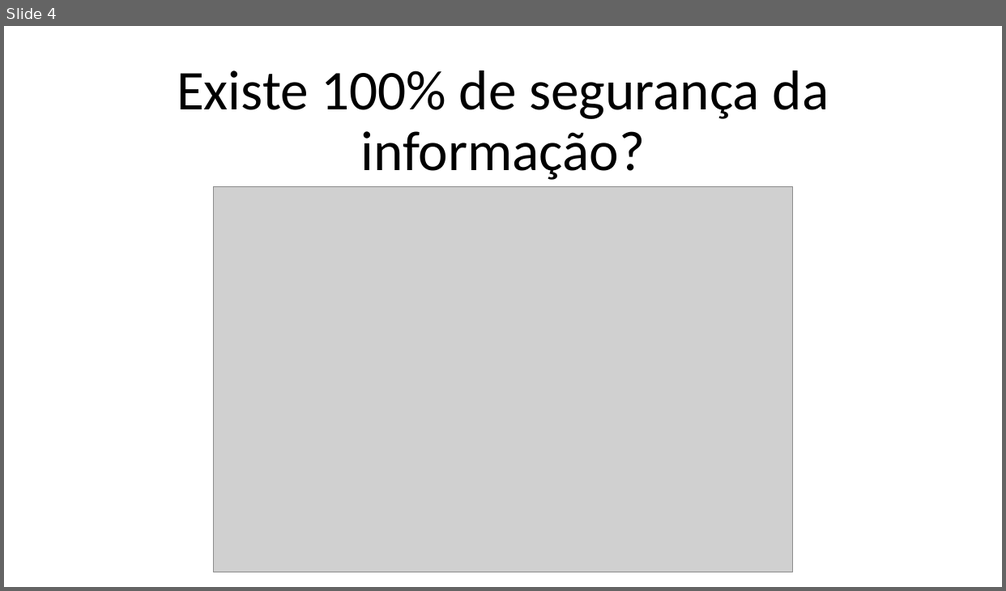
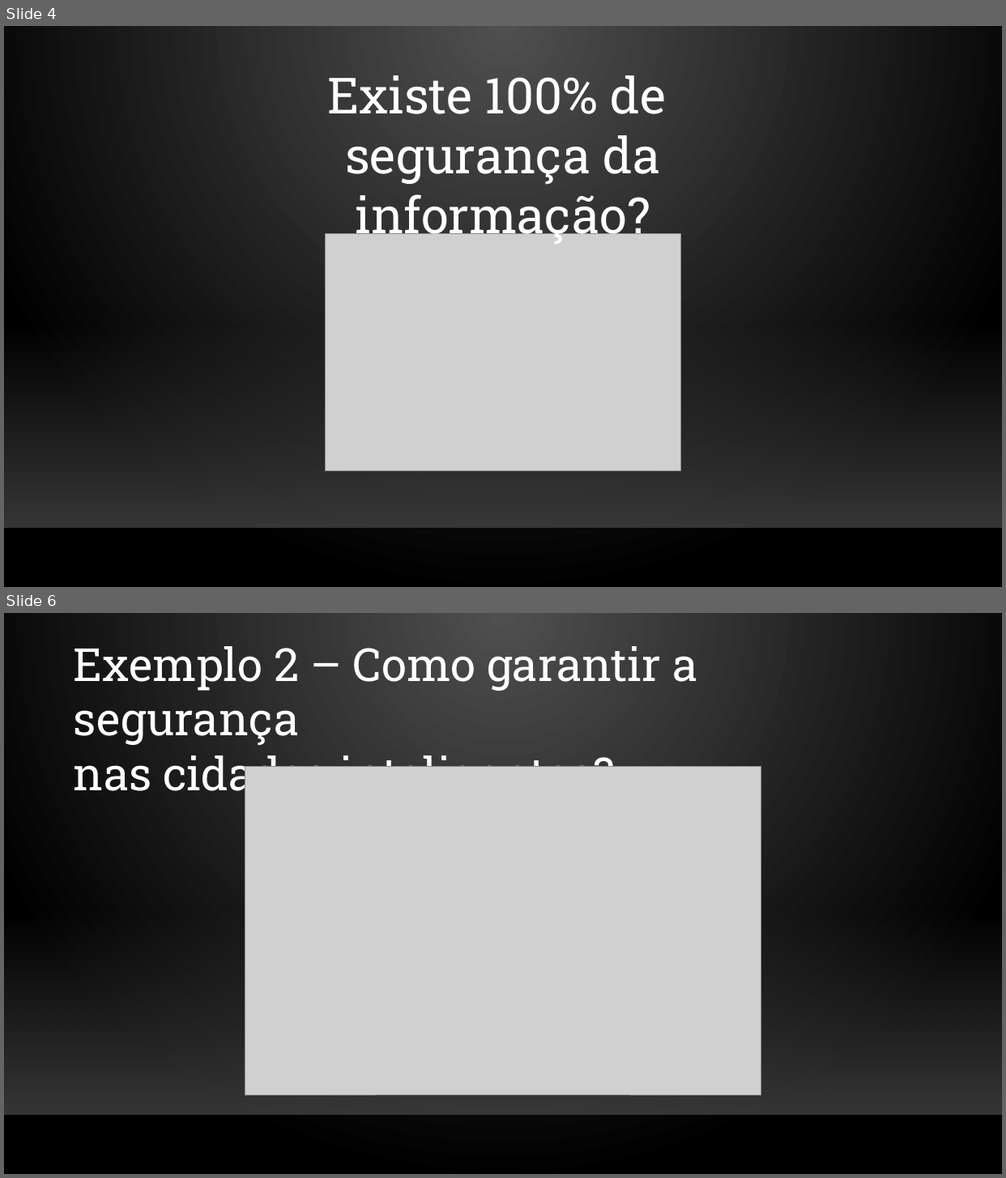
Before and after one commit to inesamil/projeto, a slide deck: Documentos/4. Apresentação Individual/Nuno/Apresentação.pptx. Shown one above the other, each under a label of ours: slide 4 before the commit, slides 4 and 6 after it; the slides between them are not shown. The pictures are 1006x591 and 1006x1178 pixels, drawn with LibreOffice and Linux fonts; fonts in the diff are those of the drawing; grey boxes stand for pictures; background and template pictures are left out. Boxes give left, top, right and bottom in pixels: in the first picture for what was removed or moved away, otherwise in the second. Text is boxed around its words. In the diff, an @@ line names an element or a change of style, - is before the commit and + after.

```diff
--- a/Documentos/4. Apresentação Individual/Nuno/Apresentação.pptx
+++ b/Documentos/4. Apresentação Individual/Nuno/Apresentação.pptx
@@ slide 6 added at box(4, 613, 1002, 1174), background gradient #505050 to #000000; not listed: 2 template elements that a slide beside it also shows @@
@@ text added at box(74, 646, 697, 801), 44 pt, text #FFFFFF @@
+Exemplo 2 – Como garantir a segurança
+nas cidades inteligentes?
@@ picture added at box(245, 766, 761, 1095) @@
@@ slide 4 changed as well @@
@@ background #FFFFFF to gradient #505050 to #000000 @@
@@ text "Existe 100% de" at box(327, 75, 666, 246): vertical alignment bottom to top @@
@@ text at box(327, 75, 666, 246): text changed; size 54 to 48 pt; font Calibri to Roboto Slab; text colour #000000 to #FFFFFF @@
-Existe 100% de segurança da informação?
+Existe 100% de
+segurança da informação?
@@ picture: place and size @@
-picture at box(214, 186, 793, 573)
+picture at box(325, 234, 680, 471)
@@ rectangle added at box(4, 322, 1002, 527), fill gradient #454545 @@
@@ line added from (4, 528) to (1002, 528), #000001 1 pt @@
```
Also in this commit, not shown: 2 other slides changed, 3 other slides added, 1 slide removed, 3 other files.
